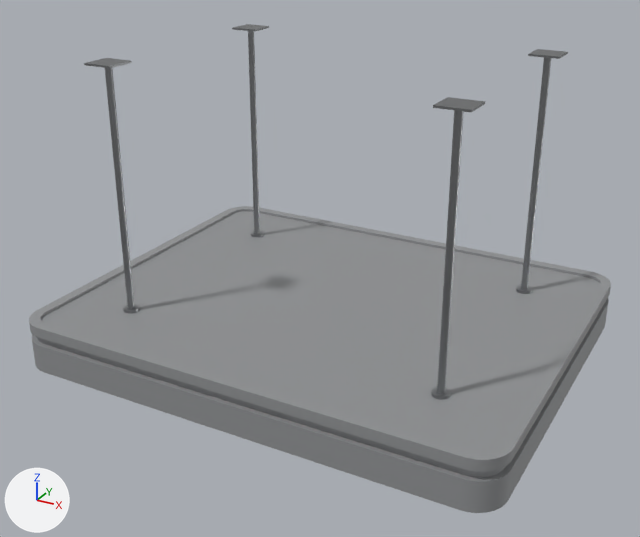
What one commit did to the glTF model public/rebuilt/simready-lamp_ceiling_50cm_square_a02.glb.
One viewpoint serves both versions: a 50 mm lens placed at (0.395, -0.745, 0.453), pointed at (0.001, -0.028, 0.094). The lights are fixed; the arrows at lower left show +X, +Y and +Z. The first picture is the older version. Where no turn or scale is listed for an object, it has been applied to the vertices. Vertices at exactly the same position are counted once.

In view in the first picture: 'collar', 'collar.001', 'collar.002', 'collar.003', 'lower_layer'.
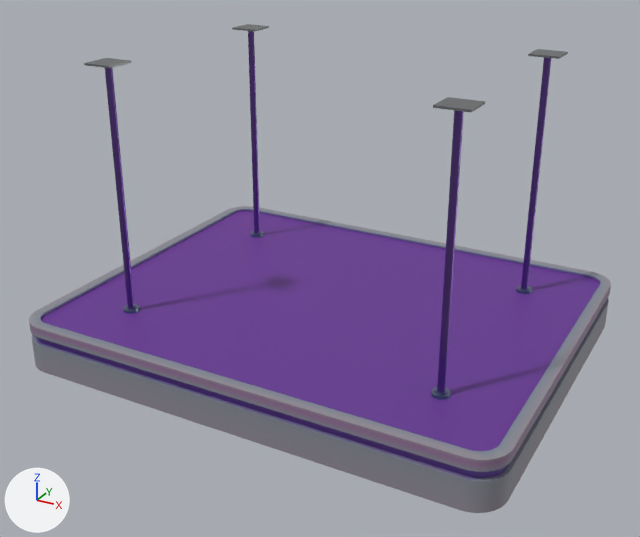
The newer file is also turned or shifted as a whole; pictures and numbers use the older file's frame.

Boxes [x1, y1, x2, y2] around the edits, measured in the pictures (640 x 537 px):
'lower_layer', recoloured (darker): [29, 206, 610, 483] in both
'collar', recoloured (darker): [432, 108, 466, 400] in both
'collar.001', recoloured (darker): [103, 65, 139, 314] in both
'collar.002', recoloured (darker): [516, 55, 554, 294] in both
'collar.003', recoloured (darker): [246, 28, 264, 237] in both

What changed in the scene script:
```text
Change mat_brushed_steel__999b9d:
    where n0 = _N.new('ShaderNodeBsdfPrincipled'); n0.name = 'Principled BSDF'
    remove n0.inputs[0].default_value = (0.319, 0.328, 0.337, 1.0)  # 'Base Color', grey #999b9d
    add n2 = _N.new('ShaderNodeMix'); n2.name = 'Mix'
    add n2.data_type = 'RGBA'
    add n2.blend_type = 'MULTIPLY'
    add n2.inputs[0].default_value = 1.0  # 'Factor'
    add n2.inputs[7].default_value = (0.319, 0.328, 0.337, 1.0)  # 'B', grey #999b9d
    add n3 = _N.new('ShaderNodeVertexColor'); n3.name = 'Color Attribute'
    add _L.new(n2.outputs[2], n0.inputs[0])  # 'Result' to 'Base Color'
    add _L.new(n3.outputs[0], n2.inputs[6])  # 'Color' to 'A'
Change mat_plastic__909294:
    where n0 = _N.new('ShaderNodeBsdfPrincipled'); n0.name = 'Principled BSDF'
    remove n0.inputs[0].default_value = (0.279, 0.287, 0.296, 1.0)  # 'Base Color', grey #909294
    add n2 = _N.new('ShaderNodeMix'); n2.name = 'Mix'
    add n2.data_type = 'RGBA'
    add n2.blend_type = 'MULTIPLY'
    add n2.inputs[0].default_value = 1.0  # 'Factor'
    add n2.inputs[7].default_value = (0.279, 0.287, 0.296, 1.0)  # 'B', grey #909294
    add n3 = _N.new('ShaderNodeVertexColor'); n3.name = 'Color Attribute'
    add _L.new(n2.outputs[2], n0.inputs[0])  # 'Result' to 'Base Color'
    add _L.new(n3.outputs[0], n2.inputs[6])  # 'Color' to 'A'
Change me_collar_001:
    where me_collar_001.from_pydata(...)  # 231 vertices, 458 faces; spans x -0.12..0.12, y -0.12..0.12, z -1.0..1.0
    used by ob_collar_001; parent = ob_post_front_001; location = (0.0, -0.0000111, 127.0); scale = (127.0, 127.0, 127.0)
    me_collar_001 part 1: vertex colours changed
Change me_lower_layer:
    where me_lower_layer.from_pydata(...)  # 569 vertices, 1134 faces; spans x -0.25..0.25, y -0.2..0.2, z -0.025..0.025
    used by ob_lower_layer; location = (0.0, 0.0, 0.025)
    me_lower_layer part 2: vertex colours changed
```
